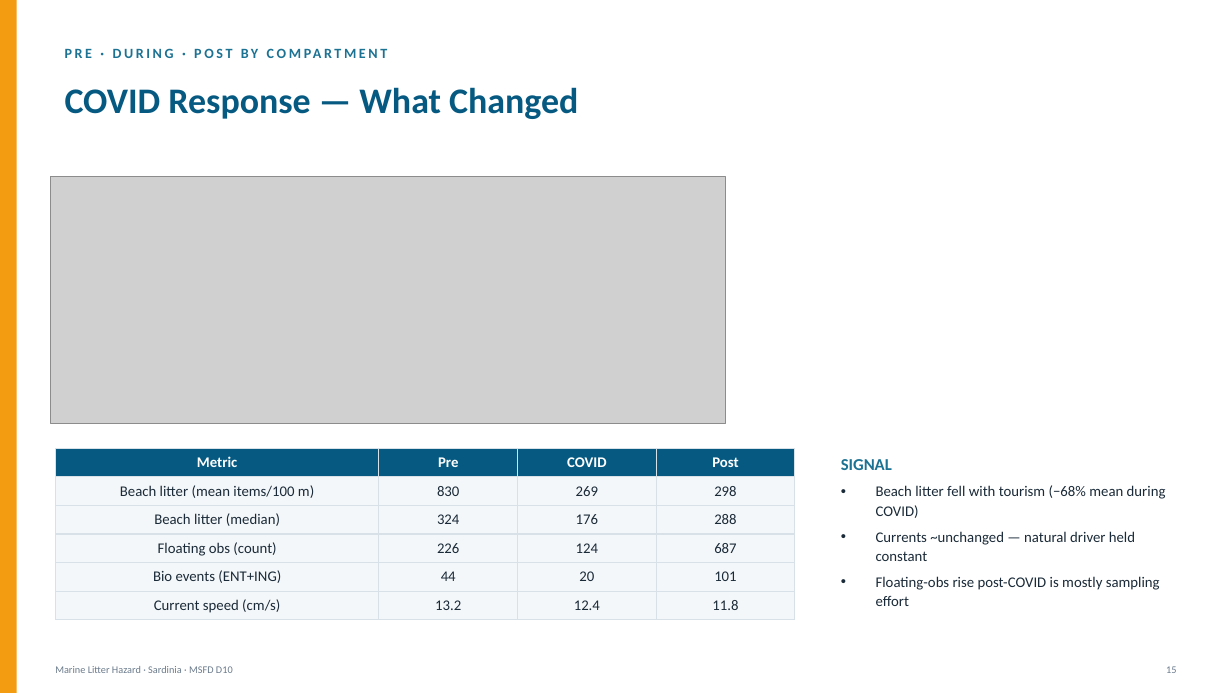
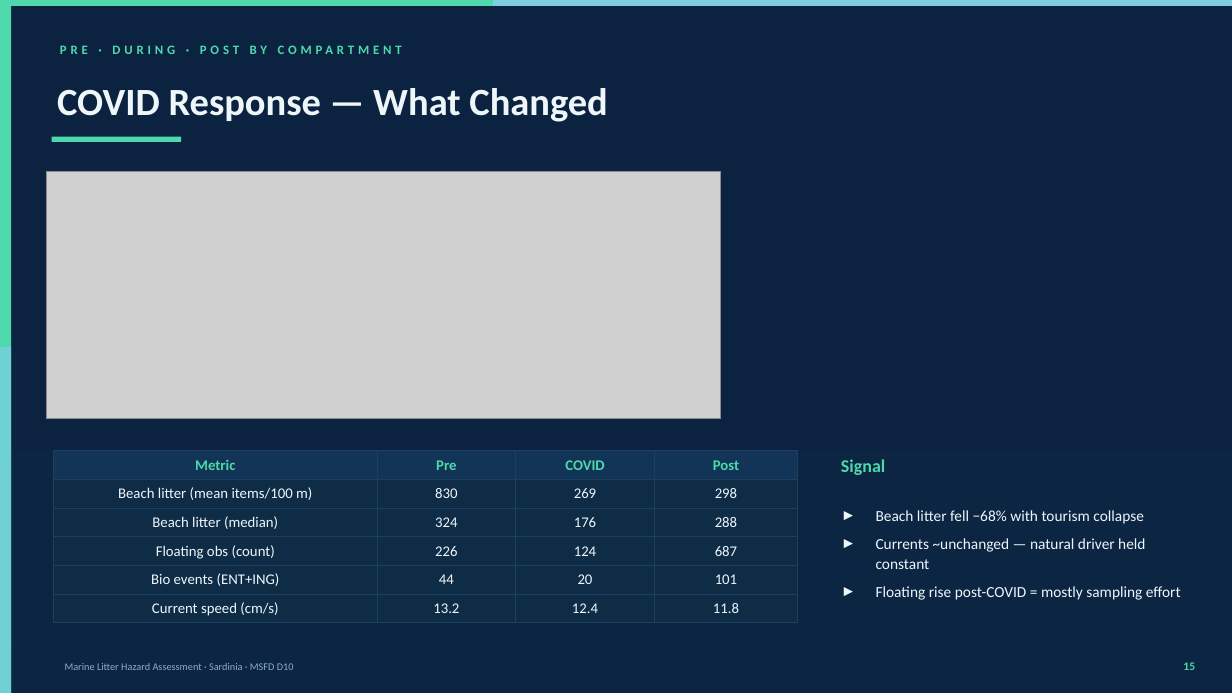
Before and after one commit to daniele22-u/hhe-labsardinia, a slide deck: slide 16 of Marine_Litter_Hazard_Sardinia.pptx. Drawn at 1232x693 pixels with LibreOffice and Linux fonts; fonts in the diff are those of the drawing; grey boxes stand for pictures. Boxes give left, top, right and bottom in pixels: in the first picture for what was removed or moved away, otherwise in the second. Text is boxed around its words. In the diff, an @@ line names an element or a change of style, - is before the commit and + after.

```diff
--- a/Marine_Litter_Hazard_Sardinia.pptx
+++ b/Marine_Litter_Hazard_Sardinia.pptx
@@ background #FFFFFF to #0B2340 @@
@@ rectangle: place and size @@
-rectangle at box(0, 0, 17, 693)
+rectangle at box(0, 6, 11, 693)
@@ rectangle at box(0, 6, 11, 693): fill #F39C12 to #4DD9AC @@
@@ rectangle added at box(0, 0, 1232, 6), fill #4DD9AC @@
@@ rectangle added at box(493, 0, 1232, 6), fill #7ECEE3 @@
@@ text "PRE · DURING · POST ..." at box(60, 45, 267, 54): size 11 to 10 pt, text colour #1C7293 to #4DD9AC, letter spacing 2 to 3 pt @@
@@ text "COVID Response — What Changed": place and size @@
-text "COVID Response — What Changed" at box(65, 87, 578, 119)
+text "COVID Response — What Changed" at box(57, 88, 607, 122)
@@ text "COVID Response — What Changed" at box(57, 88, 607, 122): size 28 to 30 pt, text colour #065A82 to #EEF6FA @@
@@ rectangle added at box(52, 137, 181, 142), fill #4DD9AC @@
@@ picture: place and size @@
-picture at box(51, 177, 726, 423)
+picture at box(46, 172, 721, 419)
@@ rectangle added at box(0, 347, 11, 693), fill #7ECEE3 at 70% opacity @@
@@ rectangle added at box(0, 451, 1232, 693), fill #0D2845 at 40% opacity @@
@@ table at box(54, 451, 798, 620) @@
@@ fill #065A82 to #123456 in row 1 @@
@@ fill #F4F7F9 to #0F2C47 in 20 cells @@
@@ text colour #FFFFFF to #4DD9AC in "Metric", "Pre", "COVID", "Post" @@
@@ text colour #1A2A38 to #EEF6FA in "Beach litter (mean items/100 m)", "830", "269", "298" and 16 more places @@
@@ borders changed @@
@@ text at box(841, 459, 885, 475): text changed; size 13 to 14 pt; text colour #1C7293 to #4DD9AC @@
-SIGNAL
+Signal
@@ text at box(876, 510, 1144, 524): text changed; size 11.5 to 12 pt; text colour #1A2A38 to #EEF6FA @@
-• Beach litter fell with tourism (−68% mean during COVID)
+► Beach litter fell −68% with tourism collapse
@@ text at box(876, 538, 1145, 569): size 11.5 to 12 pt, text colour #1A2A38 to #EEF6FA in "Currents ~unchanged — natural driver held constant"; bullet • to ►; more space between paragraphs @@
@@ text at box(876, 586, 1181, 600): text changed; size 11.5 to 12 pt; text colour #1A2A38 to #EEF6FA @@
-• Floating-obs rise post-COVID is mostly sampling effort
+► Floating rise post-COVID = mostly sampling effort
@@ rectangle added at box(0, 645, 1232, 645), fill #1E4060 @@
@@ text "15": place and size @@
-text "15" at box(1166, 666, 1176, 673)
+text "15" at box(1183, 662, 1195, 670)
@@ text "15" at box(1183, 662, 1195, 670): size 8 to 9 pt, text colour #6B7B8C to #4DD9AC, bold on @@
@@ text at box(65, 663, 294, 670): text changed; text colour #6B7B8C to #8BAFC8 @@
-Marine Litter Hazard · Sardinia · MSFD D10
+Marine Litter Hazard Assessment · Sardinia · MSFD D10
```
Also in this commit, not shown: 29 other slides changed, 2 other files.
